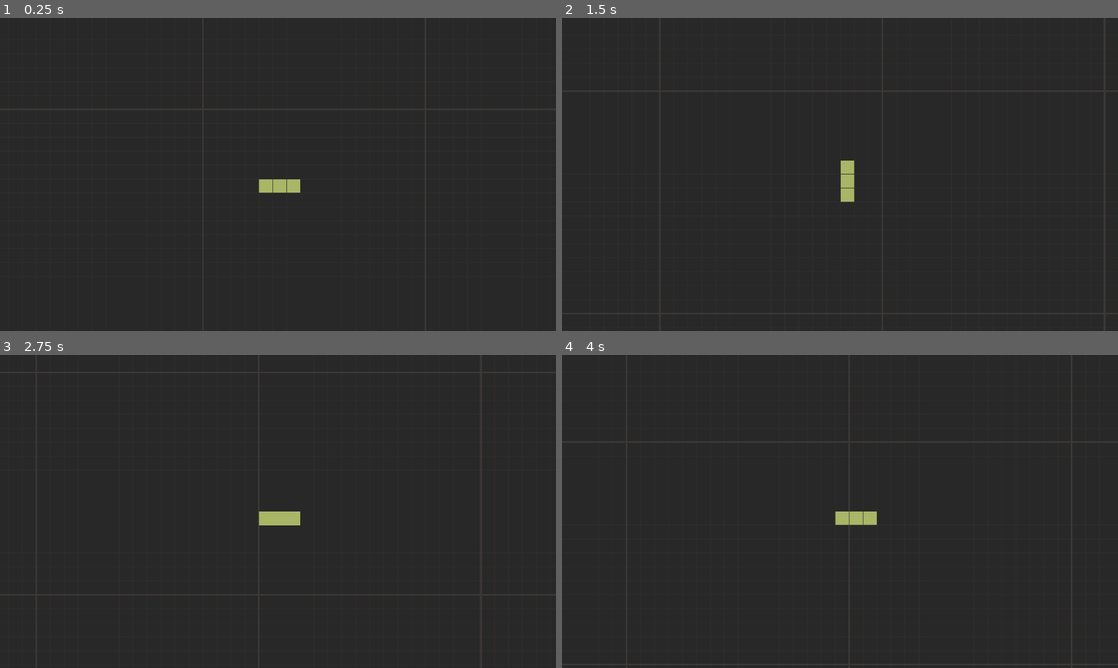
Above: before the commit, frames 1-4 (two rows, left to right).
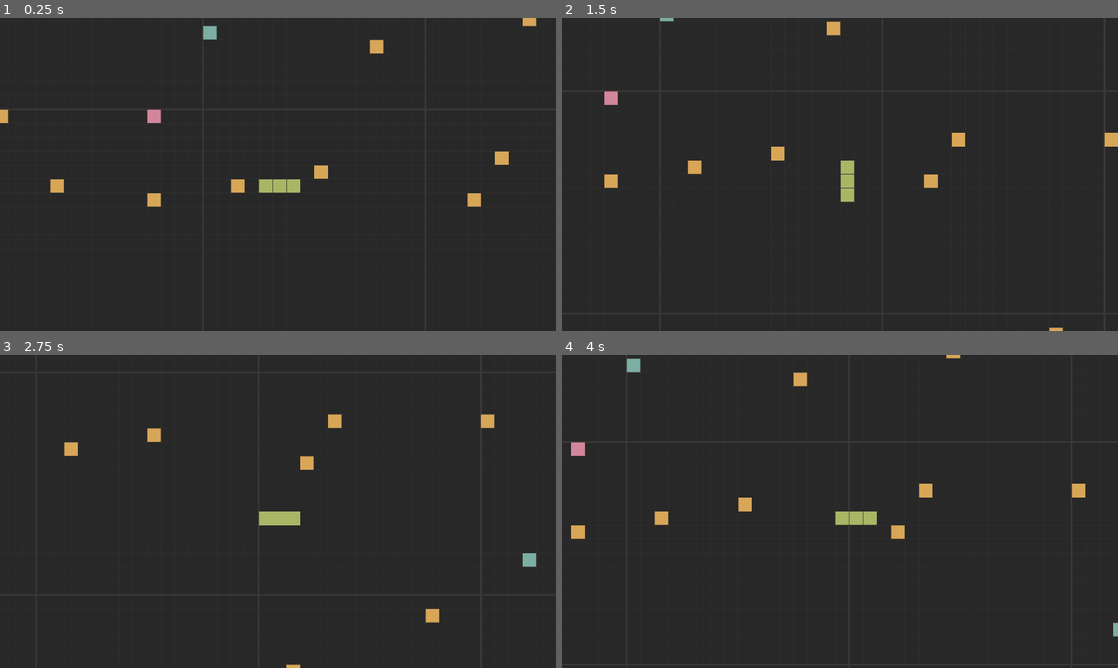
Above: after the commit, the same moments.

Repository: Shh37/Serbent
Game: Godot game, scene res://scenes/Main.tscn
Same seed, same stepped clock (60 frames per second), same inputs: the game is played once before the commit and once after it.
Inputs:
- Up to frame 1 (0.25 s): no input
- Up to frame 2 (1.5 s): hold Right (ui_right) 0.53-1.28 s; hold Down (ui_down) from 1.28 s (still down)
- Up to frame 3 (2.75 s): release Down (ui_down) at 2.03 s; hold Right (ui_right) from 2.03 s (still down)
- Up to frame 4 (4 s): release Right (ui_right) at 2.78 s; hold Up (ui_up) 2.78-3.53 s; hold Left (ui_left) from 3.53 s (still down)

The runs differ from the first frame. In frame 1, 1.1% of the frame differs, in the area x 0-97%, y 0-61%; in frame 2, 0.9%; in frame 3, 0.8%; in frame 4, 1.1%.

Commit message:
feat: ポイントブロックの追加

Diff:
--- a/scripts/Chunk.gd
+++ b/scripts/Chunk.gd
@@ -25,4 +25,44 @@
 func setup(p_chunk_pos: Vector2i):
 	chunk_pos = p_chunk_pos
 	position = Vector2(chunk_pos) * GameConstants.CHUNK_PIXEL_SIZE
+	spawn_points()
 	queue_redraw()
+
+func spawn_points():
+	# Randomly spawn 2-4 points per chunk
+	var num_points = randi_range(2, 4)
+	var used_positions = {}
+
+	for i in range(num_points):
+		var local_pos = Vector2i(
+			randi_range(0, GameConstants.CHUNK_SIZE - 1),
+			randi_range(0, GameConstants.CHUNK_SIZE - 1)
+		)
+
+		if used_positions.has(local_pos):
+			continue
+		used_positions[local_pos] = true
+
+		var global_pos = chunk_pos * GameConstants.CHUNK_SIZE + local_pos
+
+		# Avoid spawning on chunk borders (optional, but looks cleaner)
+		# Or just spawn anywhere.
+
+		var point = Node2D.new()
+		point.set_script(load("res://scripts/Point.gd"))
+		add_child(point)
+		# Points are children of Chunk, but Point.gd uses absolute grid pos for positioning.
+		# Wait, if Point is child of Chunk, it should use local pos.
+		# Let's adjust Point.gd setup to take local pos if it's a child.
+
+		var type = Point.Type.NORMAL
+		var r = randf()
+		if r > 0.85: type = Point.Type.LARGE # 15% chance
+		elif r > 0.65: type = Point.Type.MEDIUM # 20% chance
+
+		point.setup_local(local_pos, type)
+
+		# Register point in World for collision
+		var world = get_parent()
+		if world.has_method("register_point"):
+			world.register_point(global_pos, point)
--- a/scripts/GameConstants.gd
+++ b/scripts/GameConstants.gd
@@ -15,3 +15,11 @@
 const COLOR_BLOCK_BORDER = Color("#32302f") # Slightly lighter than BG
 const COLOR_ACCENT_BLUE = Color("#7daea3")
 const COLOR_ACCENT_PURPLE = Color("#d3869b")
+
+const COLOR_POINT_NORMAL = Color("#d8a657")
+const COLOR_POINT_MEDIUM = Color("#d3869b")
+const COLOR_POINT_LARGE = Color("#7daea3")
+
+const POINT_VALUE_NORMAL = 1
+const POINT_VALUE_MEDIUM = 2
+const POINT_VALUE_LARGE = 3
--- /dev/null
+++ b/scripts/Point.gd
@@ -0,0 +1,29 @@
+extends Node2D
+class_name Point
+
+enum Type { NORMAL, MEDIUM, LARGE }
+var type: Type = Type.NORMAL
+var grid_pos: Vector2i
+
+func _draw():
+	var size = GameConstants.CELL_SIZE
+	var rect = Rect2(0, 0, size, size)
+
+	var color = GameConstants.COLOR_POINT_NORMAL
+	match type:
+		Type.MEDIUM: color = GameConstants.COLOR_POINT_MEDIUM
+		Type.LARGE: color = GameConstants.COLOR_POINT_LARGE
+
+	# For points, let's make them slightly smaller than the cell or change their appearance
+	# But SPEC says "all elements are strictly square"
+	# Maybe different border or slight inset?
+	# Let's just use the color for now.
+
+	draw_rect(rect, color)
+	draw_rect(rect, GameConstants.COLOR_BLOCK_BORDER, false, 1.0)
+
+func setup_local(p_local_pos: Vector2i, p_type: Type):
+	type = p_type
+	grid_pos = p_local_pos
+	position = Vector2(grid_pos) * GameConstants.CELL_SIZE
+	queue_redraw()
--- a/scripts/Snake.gd
+++ b/scripts/Snake.gd
@@ -34,6 +34,9 @@
 		if new_dir != -last_dir:
 			input_queue.append(new_dir)
 
+var score = 0
+var pending_growth = 0
+
 func move_step():
 	if not input_queue.is_empty():
 		direction = input_queue.pop_front()
@@ -46,7 +49,36 @@
 		return
 
 	body.insert(0, new_head)
-	body.pop_back() # Remove tail for normal movement (add point logic later)
+
+	# Check for point collection
+	var world = get_parent().get_node("World")
+	var collected_point = world.collect_point(new_head)
+
+	if collected_point:
+		var growth = 0
+		match collected_point.type:
+			Point.Type.NORMAL:
+				score += GameConstants.POINT_VALUE_NORMAL
+				growth = GameConstants.POINT_VALUE_NORMAL
+			Point.Type.MEDIUM:
+				score += GameConstants.POINT_VALUE_MEDIUM
+				growth = GameConstants.POINT_VALUE_MEDIUM
+			Point.Type.LARGE:
+				score += GameConstants.POINT_VALUE_LARGE
+				growth = GameConstants.POINT_VALUE_LARGE
+
+		# growth - 1 because we already added the head and haven't popped the tail yet
+		# Wait, if we don't pop the tail, we grow by 1.
+		# So if growth is 3, we skip popping the tail for 3 steps.
+		pending_growth += growth
+		print("Score: ", score, " Length: ", body.size(), " Growth: +", growth)
+
+	if pending_growth > 0:
+		# Don't pop tail, let the snake grow
+		pending_growth -= 1
+	else:
+		# Normal move, remove tail
+		body.pop_back()
 
 	update_position_from_grid()
 	queue_redraw()
--- a/scripts/World.gd
+++ b/scripts/World.gd
@@ -5,12 +5,24 @@
 
 var active_chunks = {} # Vector2i -> Chunk node
 var view_distance = 2 # Number of chunks around player
+var points = {} # Vector2i (global) -> Point node
 
 func _process(_delta):
 	if not player:
 		return
 
 	update_chunks()
+
+func register_point(global_pos: Vector2i, point_node: Node):
+	points[global_pos] = point_node
+
+func collect_point(global_pos: Vector2i) -> Node:
+	if points.has(global_pos):
+		var p = points[global_pos]
+		points.erase(global_pos)
+		p.queue_free()
+		return p
+	return null
 
 func update_chunks():
 	var player_grid_pos = Vector2i(
@@ -35,8 +47,22 @@
 			to_remove.append(cpos)
 
 	for cpos in to_remove:
+		remove_points_in_chunk(cpos)
 		active_chunks[cpos].queue_free()
 		active_chunks.erase(cpos)
+
+func remove_points_in_chunk(cpos: Vector2i):
+	var chunk_start = cpos * GameConstants.CHUNK_SIZE
+	var chunk_end = chunk_start + Vector2i(GameConstants.CHUNK_SIZE, GameConstants.CHUNK_SIZE)
+
+	var to_erase = []
+	for ppos in points.keys():
+		if ppos.x >= chunk_start.x and ppos.x < chunk_end.x and \
+		   ppos.y >= chunk_start.y and ppos.y < chunk_end.y:
+			to_erase.append(ppos)
+
+	for ppos in to_erase:
+		points.erase(ppos)
 
 func spawn_chunk(cpos: Vector2i):
 	var chunk = Node2D.new()
Not shown, added: scripts/Point.gd.uid
Not shown, changed: SPEC.md
